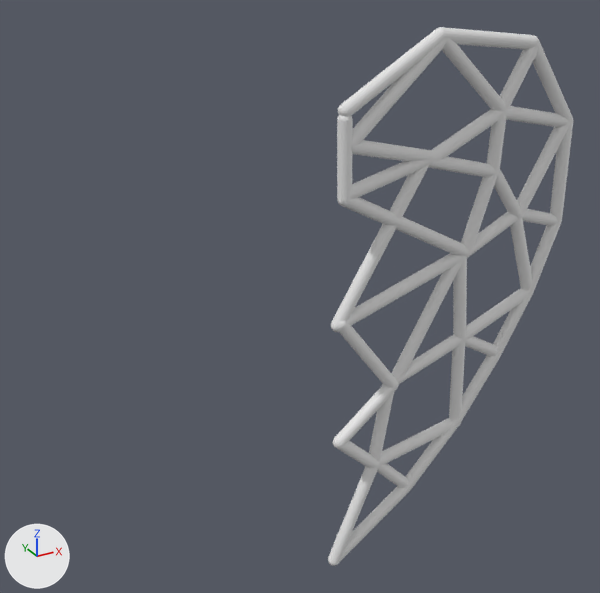
One commit to the OBJ model heart-pendant.obj: the scene before it, then after it.
Both versions are drawn from a 50 mm lens placed at (-0.566, -0.915, 0.514), pointed at (-0.037, 0.046, 0.033). Lighting does not change. The marker at lower left points along +X, +Y and +Z. Where no turn or scale is listed for an object, it has been applied to the vertices. Vertices at the same position are counted once.

In view in the first picture: 'heart-pendant'.
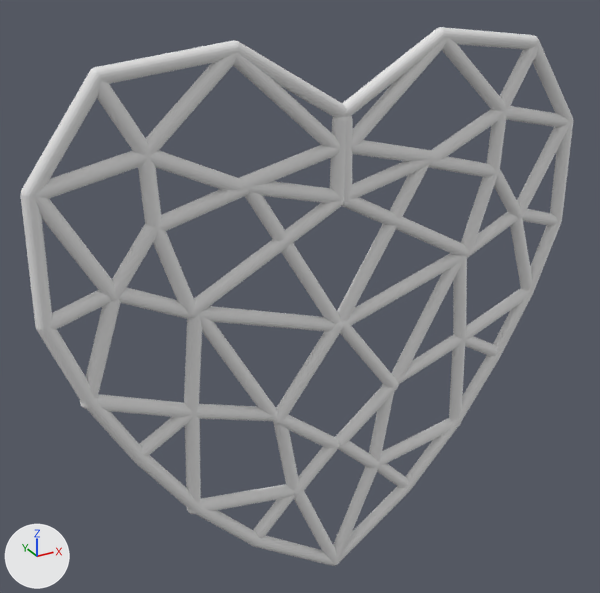
What differs and where, as boxes (x1, y1, x2, y2) in the pictures (600 x 593 px):
'heart-pendant', reshaped (125% wider)
    before: (328, 27, 573, 566)
    after: (20, 27, 573, 566)
part 1 of me_heart_pendant, added
    after: (90, 67, 101, 78)
part 2 of me_heart_pendant, added
    after: (22, 72, 103, 197)
part 3 of me_heart_pendant, added
    after: (294, 491, 337, 565)
part 4 of me_heart_pendant, added
    after: (276, 325, 342, 421)
part 5 of me_heart_pendant, added
    after: (233, 53, 340, 149)
part 6 of me_heart_pendant, added
    after: (332, 117, 346, 122)
part 7 of me_heart_pendant, added
    after: (330, 121, 346, 202)
part 8 of me_heart_pendant, added
    after: (245, 181, 341, 203)
part 9 of me_heart_pendant, added
    after: (20, 40, 345, 565)

Edits to the bpy script that builds the scene:
```text
Change me_heart_pendant:
    used by ob_heart_pendant; location = (0.0, 0.0, 0.0)
    remove me_heart_pendant.from_pydata(...)  # 8675 vertices, 12280 faces; spans x -0.01..0.414, y -0.012..0.012, z -0.434..0.399
    add me_heart_pendant.from_pydata(...)  # 17161 vertices, 24200 faces; spans x -0.414..0.414, y -0.012..0.012, z -0.434..0.399
    me_heart_pendant part 1: the loose piece of 92 vertices spanning x -0.005..0.014, y -0.01..0.01, z 0.293..0.313 is copied, and the copy is moved by (-0.317, 0.0, 0.067); it spans x -0.322..-0.303, y -0.01..0.01, z 0.36..0.38
    me_heart_pendant part 2: the loose piece of 100 vertices spanning x 0.004..0.147, y -0.01..0.01, z 0.18..0.234 is copied, and the copy is turned 140.4 degrees about the y axis through its middle and scaled by 1.04, then moved by (-0.432, 0.0, 0.103); it spans x -0.408..-0.304, y -0.01..0.01, z 0.244..0.376
    me_heart_pendant part 3: the loose piece of 100 vertices spanning x 0.065..0.138, y -0.008..0.012, z -0.327..-0.253 is copied, and the copy is multiplied about its middle by the matrix ((1.24, 0.0, 0.048), (0.0, 1.0, 0.0), (-1.083, 0.0, 1.668)), then moved by (-0.137, -0.003, -0.053); it spans x -0.079..0.009, y -0.012..0.008, z -0.428..-0.257
    me_heart_pendant part 4: the loose piece of 100 vertices spanning x 0.205..0.238, y -0.008..0.012, z -0.078..0.071 is copied, and the copy is turned 42.6 degrees about the y axis through its middle and scaled by 1.06, then moved by (-0.273, -0.003, -0.059); it spans x -0.107..0.004, y -0.012..0.008, z -0.131..0.006
    me_heart_pendant part 5: the loose piece of 100 vertices spanning x 0.005..0.159, y -0.01..0.01, z 0.251..0.392 is copied, and the copy is turned 83.6 degrees about the y axis through its middle, then moved by (-0.164, 0.0, 0.0); it spans x -0.159..-0.005, y -0.01..0.01, z 0.251..0.392
    me_heart_pendant part 6: the loose piece of 92 vertices spanning x -0.006..0.014, y -0.01..0.01, z 0.281..0.301 is copied, and the copy is moved by (-0.007, 0.0, 0.0); it spans x -0.014..0.006, y -0.01..0.01, z 0.281..0.301
    me_heart_pendant part 7: the loose piece of 100 vertices spanning x -0.006..0.016, y -0.01..0.01, z 0.185..0.291 is copied, and the copy is turned -177.3 degrees about the y axis through its middle, then moved by (-0.01, 0.0, 0.0); it spans x -0.016..0.006, y -0.01..0.01, z 0.185..0.291
    me_heart_pendant part 8: the loose piece of 100 vertices spanning x 0.004..0.147, y -0.01..0.01, z 0.18..0.234 is copied, and the copy is turned 28.3 degrees about the y axis through its middle, then moved by (-0.151, 0.0, 0.0); it spans x -0.147..-0.004, y -0.01..0.01, z 0.18..0.234
    me_heart_pendant part 9: 5678 vertices added at x -0.414..0.009, y -0.012..0.012, z -0.431..0.398
```
